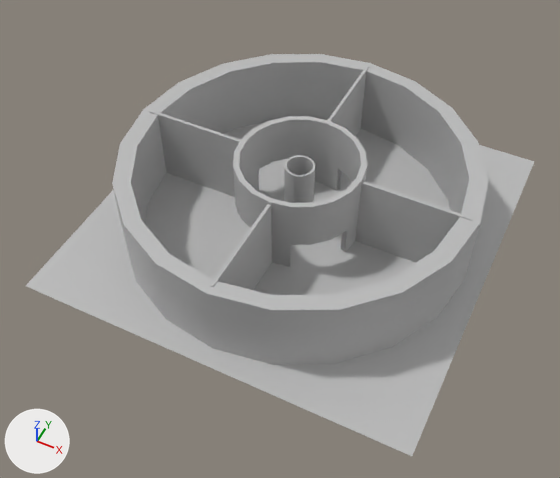
One commit to the FBX model FIT3145_Assignment1/Assets/Resources/Models/Bridge_HUB.fbx: the scene before it, then after it.
Both versions are drawn from a 50 mm camera at (0.722, -1.579, 1.844) aimed at (-0.005, -0.124, 0.025). The lights are fixed; the arrows at lower left show +X, +Y and +Z. Where no turn or scale is listed for an object, it has been applied to the vertices.

Objects in the first picture: 'Elevator', 'Ground_Plane', 'InnerWall', 'OuterWall', 'RoomDivider_Wall', 'RoomDivider_Wall1', 'RoomDivider_Wall2', 'RoomDivider_Wall3'.
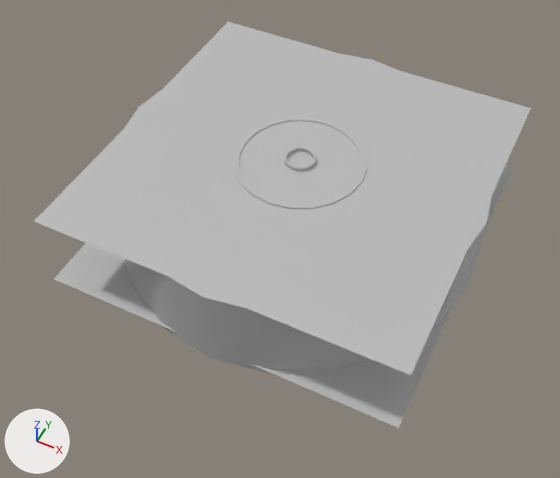
Pixel boxes (x1, y1, x2, y2) of what changed, in the pictures (560 x 478 px):
'Roof_Plane', added
    after: (34, 22, 531, 375)
'OuterWall', rescaled
    before: (112, 54, 489, 364)
    after: (124, 54, 492, 374)
'Ground_Plane', rescaled
    before: (26, 122, 534, 456)
    after: (54, 165, 513, 428)
'InnerWall', reshaped, moved, rescaled
    before: (233, 116, 367, 267)
    after: (233, 117, 368, 209)
'Elevator', moved, rescaled
    before: (284, 155, 315, 203)
    after: (284, 147, 316, 171)
part 1 of me_mesh_007, built on
    before: (233, 120, 367, 267)
    after: (233, 120, 368, 209)
'RoomDivider_Wall3', unchanged, covered by the edit
    before: (355, 181, 473, 263)
'RoomDivider_Wall2', unchanged, covered by the edit
    before: (149, 110, 240, 197)
'RoomDivider_Wall1', unchanged, covered by the edit
    before: (210, 204, 272, 290)
'RoomDivider_Wall', unchanged, covered by the edit
    before: (328, 66, 369, 136)

The change in detail:
me_mesh_007 is used by ob_innerwall; location (0.0, 0.0, 0.124); rotation (1.571, 0.0, 0.0), in degrees (90, 0, 0); scale (0.203, 0.28, 0.203).
me_mesh_007 had 104 vertices, 88 faces and spanned x -1.0..1.0, y -0.5..0.5, z -1.0..1.0.
me_mesh_007 now has 104 vertices, 104 faces and spans x -1.0..1.0, y -0.5..0.5, z -1.0..1.0.
Part 1, on me_mesh_007:
4 faces are deleted.
32 vertices in x -1.0..1.0, y -0.08, z -1.0..1.0 move by (0.0, -0.15, 0.0).
4 vertices in x -0.53..0.53, y -0.08, z -0.87..-0.74 move by (0.0, -0.15, -0.01).
4 vertices in x -0.53..0.53, y -0.08, z 0.74..0.87 move by (0.0, -0.15, 0.01).
20 new faces join them.
Mesh me_mesh_037 is new.
It has 121 vertices, 100 faces and spans x -0.558..0.558, y -0.558..0.558, z 0.0.
It uses material mat_lambert1 (grey #bcbcbc).
Object 'Elevator' (ob_elevator) moves from (0.0, 0.0, 0.107) to (0.0, 0.0, 0.134).
Object 'Elevator' (ob_elevator) is rescaled from (0.0468, 0.259, 0.0468) to (0.0473, 0.272, 0.0473).
Object 'InnerWall' (ob_innerwall) moves from (0.0, 0.0, 0.124) to (0.0, 0.0, 0.128).
Object 'InnerWall' (ob_innerwall) is rescaled from (0.203, 0.28, 0.203) to (0.203, 0.265, 0.203).
Object 'Ground_Plane' (ob_ground_plane) is rescaled from (1.24, 1.24, 1.24) to (1.12, 1.12, 1.12).
Object 'OuterWall' (ob_outerwall) is rescaled from (0.56, 0.274, 0.56) to (0.577, 0.282, 0.577).
Object 'Roof_Plane' (ob_roof_plane) is new; it shows me_mesh_037.
Its location is (0.0, 0.0, 0.257).
